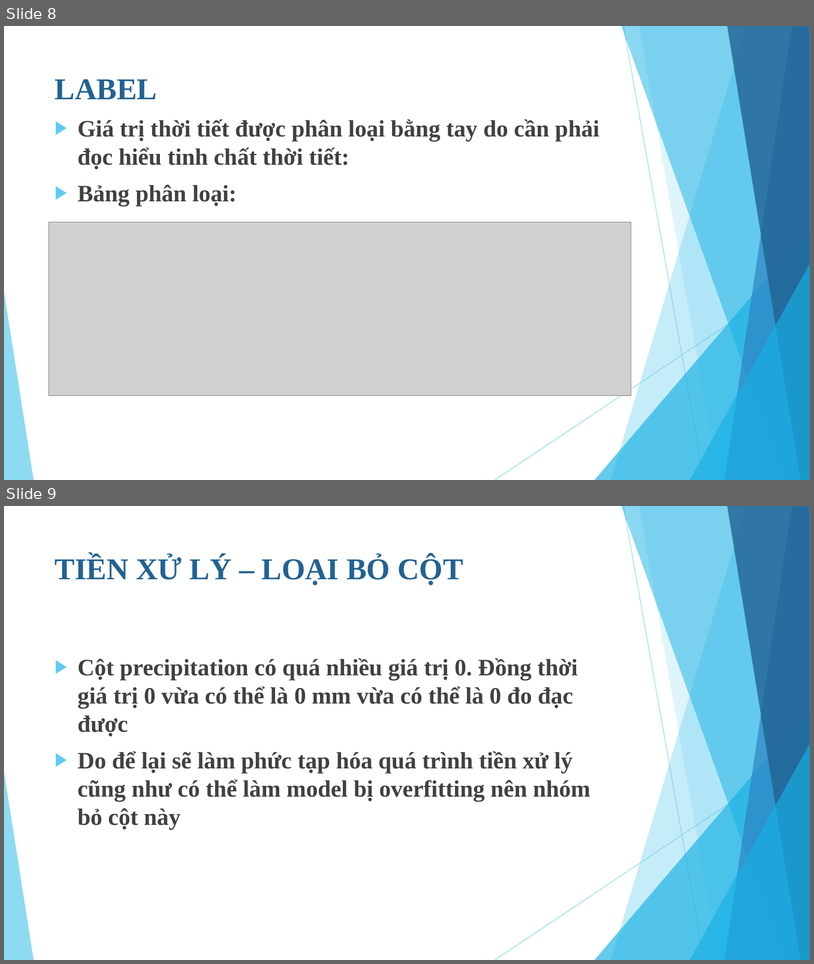
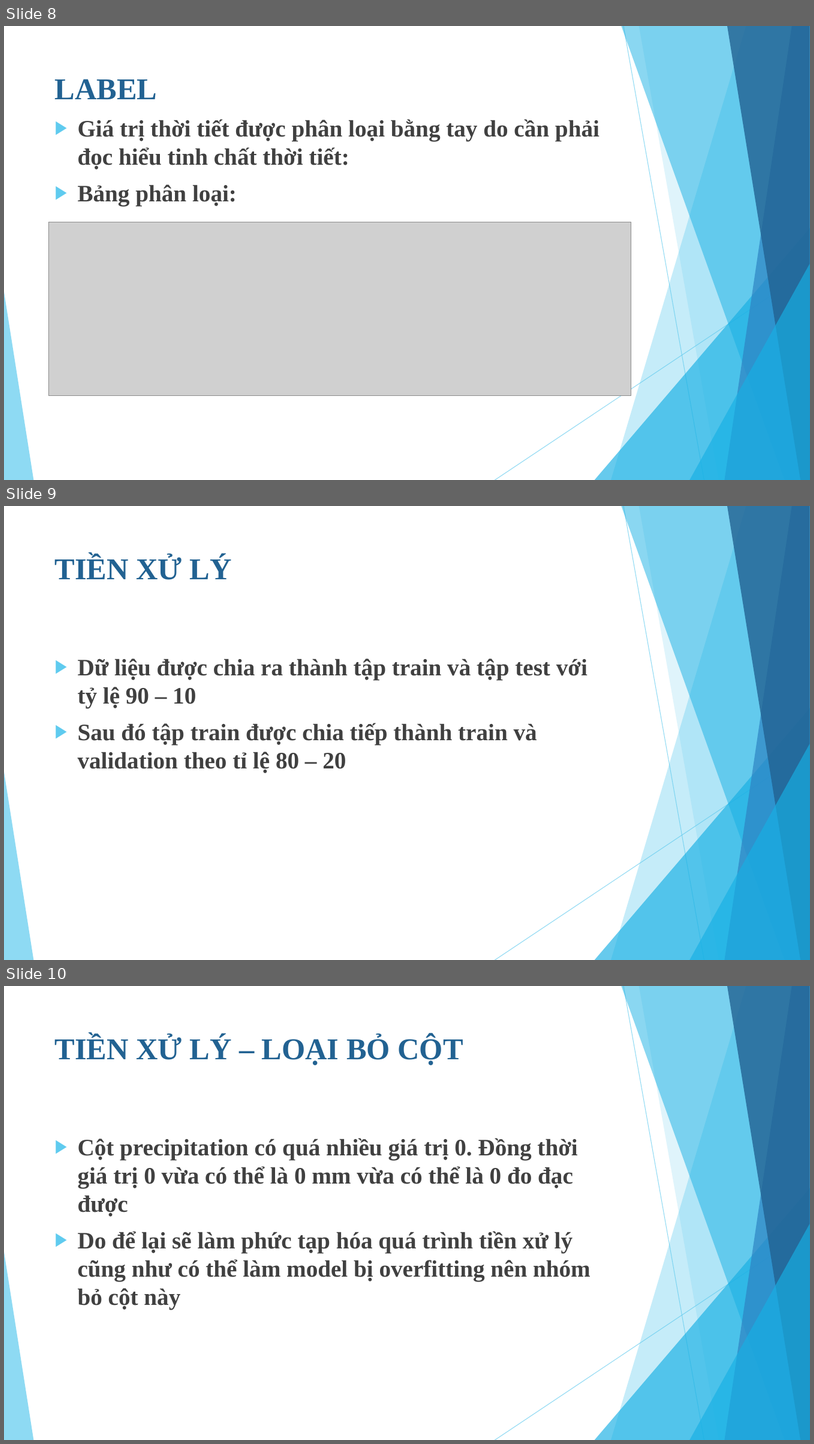
Before and after one commit to NguyenVTai/Datascience_2016-2, a slide deck: report/BÁO CÁO ĐỒ ÁN CUỐI KỲ.pptx. Shown one above the other, each under a label of ours: slides 8 and 9 before the commit, slides 8, 9 and 10 after it. The pictures are 814x964 and 814x1444 pixels, drawn with LibreOffice and Linux fonts; fonts in the diff are those of the drawing; grey boxes stand for pictures. Boxes give left, top, right and bottom in pixels: in the first picture for what was removed or moved away, otherwise in the second. Text is boxed around its words. In the diff, an @@ line names an element or a change of style, - is before the commit and + after.

```diff
--- a/report/BÁO CÁO ĐỒ ÁN CUỐI KỲ.pptx
+++ b/report/BÁO CÁO ĐỒ ÁN CUỐI KỲ.pptx
@@ slide 9 added at (4, 506, 810, 960), background #FFFFFF; not listed: 10 template elements that a slide beside it also shows @@
@@ title added at (55, 556, 232, 580), 36 pt, text #226292, bold @@
+TIỀN XỬ LÝ
@@ text added at (78, 658, 588, 773), 28 pt, text #404040, bold @@
+▶ Dữ liệu được chia ra thành tập train và tập test với tỷ lệ 90 – 10
+▶ Sau đó tập train được chia tiếp thành train và validation theo tỉ lệ 80 – 20
@@ what was slide 9 is now slide 10 @@
```
Also in this commit, not shown: 4 slides changed, 4 other slides added, 1 slide removed.
